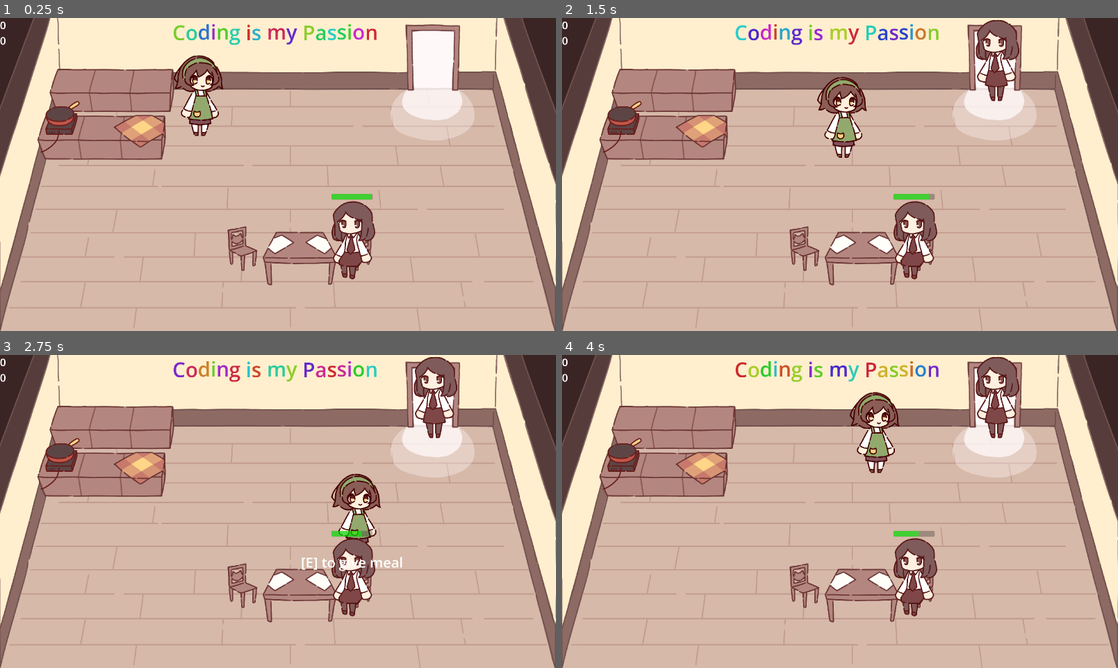
Above: before the commit, frames 1-4 (two rows, left to right).
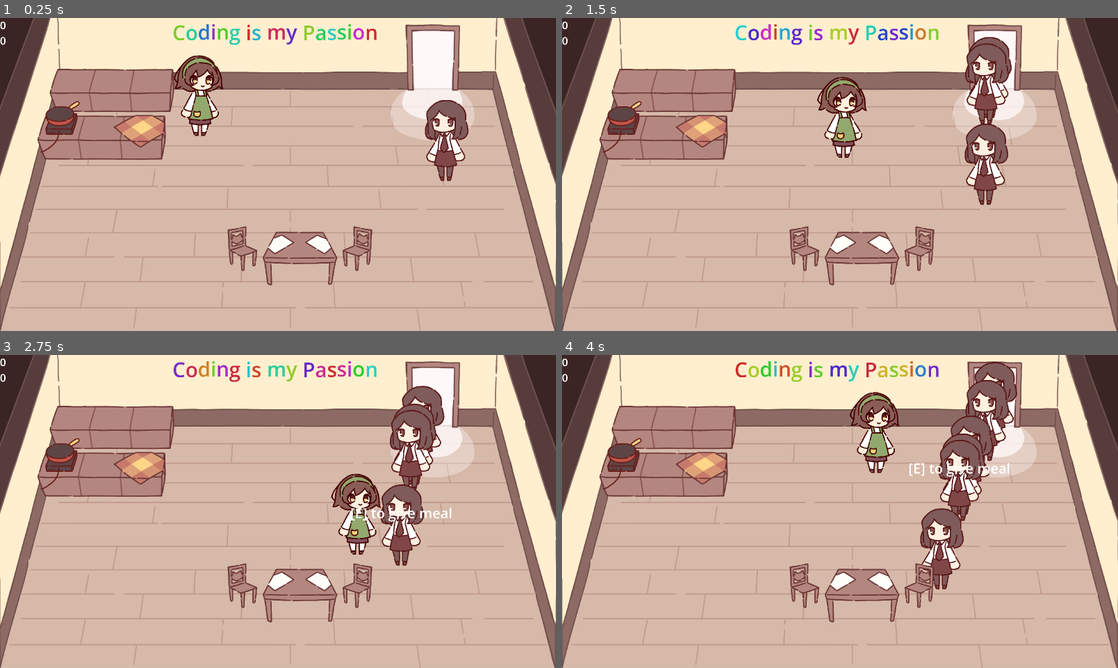
Above: after the commit, the same moments.

Repository: NuTrynity/Little-Cat-Cafe
Game: Godot game, scene res://scene_0.tscn
The game is run twice, just before and just after one commit, with the same random seed, the same clock (stepped at 60 frames per second) and the same inputs.
Inputs:
- Up to frame 1 (0.25 s): no input
- Up to frame 2 (1.5 s): tap Enter (ui_accept) at 0.5, 0.77 s; hold Right (move_right) 0.53-1.28 s; hold E (interact) 0.53-1.28 s; hold S (move_down) from 1.28 s (still down); tap E (interact) at 1.35 s
- Up to frame 3 (2.75 s): tap Enter (ui_accept) at 1.52 s; release S (move_down) at 2.03 s; hold Right (move_right) from 2.03 s (still down); hold E (interact) from 2.03 s (still down)
- Up to frame 4 (4 s): release Right (move_right) at 2.78 s; release E (interact) at 2.78 s; hold W (move_up) 2.78-3.53 s; tap E (interact) at 2.85 s; tap Enter (ui_accept) at 3.02, 3.77 s; hold A (move_left) from 3.53 s (still down); hold E (interact) from 3.53 s (still down)

The runs differ from the first frame. In frame 1, 2.9% of the frame differs, in the area x 59-85%, y 26-84%; in frame 2, 4.7%; in frame 3, 5.5%; in frame 4, 6.1%, in the area x 59-83%, y 0-84%.
Error after the commit: Invalid access to property or key 'carry_amt' on a base object of type 'Nil'. (res://Scripts/CharacterScripts/NPC.gd:55)

Commit message:
added "ai movement" to npc

Diff:
--- a/Nodes/CharacterNodes/npc.tscn
+++ b/Nodes/CharacterNodes/npc.tscn
@@ -1,7 +1,8 @@
-[gd_scene load_steps=8 format=3 uid="uid://c4hs18f7bfaew"]
+[gd_scene load_steps=9 format=3 uid="uid://c4hs18f7bfaew"]
 
 [ext_resource type="Script" path="res://Scripts/CharacterScripts/NPC.gd" id="1_33mn1"]
 [ext_resource type="Texture2D" uid="uid://creyh6ftfptme" path="res://Sprites/customer sprites/customer1_standing.png" id="3_ymdgx"]
+[ext_resource type="PackedScene" uid="uid://djyfyi0mu4m38" path="res://Nodes/Components/ai_movement.tscn" id="4_d7kkh"]
 [ext_resource type="PackedScene" uid="uid://838dejx73cqo" path="res://Nodes/Components/interation_area.tscn" id="4_h15ne"]
 
 [sub_resource type="CircleShape2D" id="CircleShape2D_hfcr3"]
@@ -18,7 +19,9 @@
 
 [node name="NPC" type="CharacterBody2D"]
 collision_layer = 2
-collision_mask = 2
+collision_mask = 4
+motion_mode = 1
+wall_min_slide_angle = 0.0
 script = ExtResource("1_33mn1")
 
 [node name="NPCSprite" type="Sprite2D" parent="."]
@@ -55,5 +58,7 @@
 position = Vector2(0, 0.5)
 shape = SubResource("RectangleShape2D_00j47")
 
+[node name="AiMovement" parent="." instance=ExtResource("4_d7kkh")]
+
 [connection signal="area_entered" from="ChairDetector" to="." method="_on_chair_detector_area_entered"]
 [connection signal="area_exited" from="ChairDetector" to="." method="_on_chair_detector_area_exited"]
--- a/Nodes/CharacterNodes/player.tscn
+++ b/Nodes/CharacterNodes/player.tscn
@@ -9,6 +9,8 @@
 
 [node name="Player" type="CharacterBody2D" groups=["player"]]
 collision_mask = 5
+motion_mode = 1
+wall_min_slide_angle = 0.0
 script = ExtResource("1_bdjlg")
 player_stats = ExtResource("2_ejmku")
 
--- /dev/null
+++ b/Nodes/Components/ai_movement.tscn
@@ -0,0 +1,18 @@
+[gd_scene load_steps=2 format=3 uid="uid://djyfyi0mu4m38"]
+
+[ext_resource type="Script" path="res://Scripts/CharacterScripts/ai_movement.gd" id="1_j3hws"]
+
+[node name="AiMovement" type="Node2D"]
+script = ExtResource("1_j3hws")
+
+[node name="NavigationAgent2D" type="NavigationAgent2D" parent="."]
+avoidance_enabled = true
+avoidance_mask = 4
+debug_enabled = true
+
+[node name="Timer" type="Timer" parent="."]
+wait_time = 0.2
+one_shot = true
+autostart = true
+
+[connection signal="timeout" from="Timer" to="." method="_on_timer_timeout"]
--- /dev/null
+++ b/Scripts/CharacterScripts/ai_movement.gd
@@ -0,0 +1,38 @@
+extends Node2D
+
+@export var speed : int = 120
+
+# TODO: replace this line later
+@onready var target = get_tree().get_root().get_node("scene_0/Table/chair/SitArea") as Node2D
+
+@onready var npc = self.get_parent() as CharacterBody2D
+@onready var nav_agent := $NavigationAgent2D as NavigationAgent2D
+
+func _ready():
+	print(target.name)
+	makepath()
+
+func _physics_process(_delta: float) -> void:
+	'''
+	print(nav_agent.get_next_path_position())
+	var dir = to_local(nav_agent.get_next_path_position()).normalized()
+	print(dir)
+	npc.velocity = dir * speed
+	npc.move_and_slide()
+	'''
+	var target_position = Vector2(target.global_position.x, target.global_position.y+100)
+	var distance = npc.global_position.distance_to(target_position)
+	if distance > 5:
+		var dir = ( target_position - npc.global_position ).normalized()
+		npc.velocity = dir * speed
+		npc.move_and_slide()
+
+func makepath() -> void:
+	'''
+	nav_agent.target_position = target.position
+	print(target.position)
+	'''
+
+
+func _on_timer_timeout():
+	makepath()
--- a/scene_0.tscn
+++ b/scene_0.tscn
@@ -54,7 +54,7 @@
 position = Vector2(2000, 268)
 
 [node name="NPC" parent="." instance=ExtResource("7_k46u5")]
-position = Vector2(1620, 1182)
+position = Vector2(2072, 714)
 player_resources = ExtResource("2_8wdnx")
 
 [node name="KitchenCounter" parent="." instance=ExtResource("3_4pwpb")]
